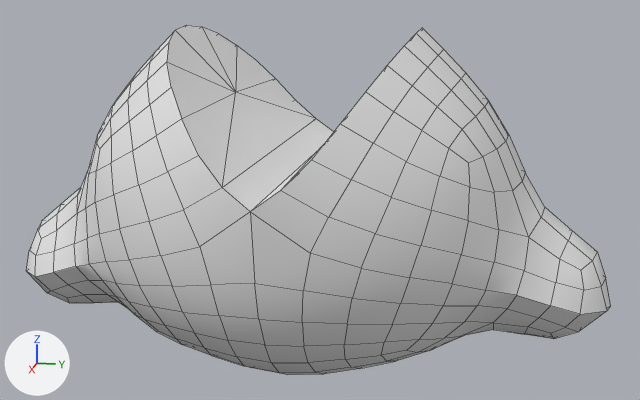
One commit to the Blender file Models/Items/Lemon.blend: the scene before it, then after it.
Before and after are seen from a 50 mm camera at (3.88, 0.86, 1.09) aimed at (-0.02, 0.08, 0.12). Lighting does not change. The marker at lower left points along +X, +Y and +Z. Mesh edges are drawn as thin lines.
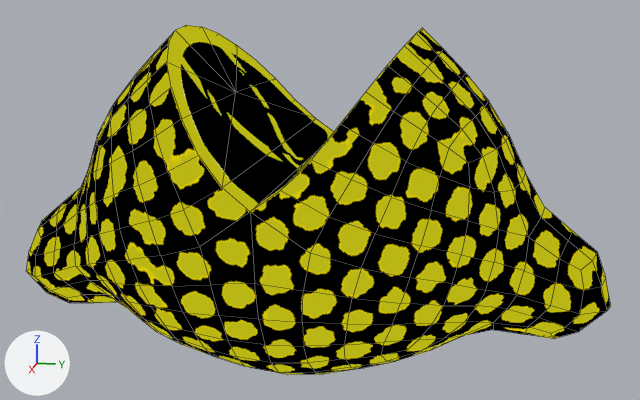
The change, as a list of edits to the scene's bpy script:
```text
Add img_lemon_paintmap_png:
    img_lemon_paintmap_png = load_image('Lemon_PaintMap.png', '../../Textures/PaintMasks/Lemon_PaintMap.png', 4096, 4096, 'Non-Color')
Change mat_lemon:
    remove # nodes: BsdfPrincipled, OutputMaterial
    nodes: Emission, Invert, Mix x8, OutputMaterial, SeparateColor, TexImage
    colours: black #000000, yellow #ffd900, green #8eb600, green #7ab615, yellow #c7a500, white #ffffff, yellow #c5c771, yellow #d0bf1a
    uses the picture img_lemon_paintmap_png
```

Boxes (x1, y1, x2, y2) around the edits, measured in the pictures (640 x 400 px):
'Cube', surface changed
    both: (27, 25, 611, 375)
